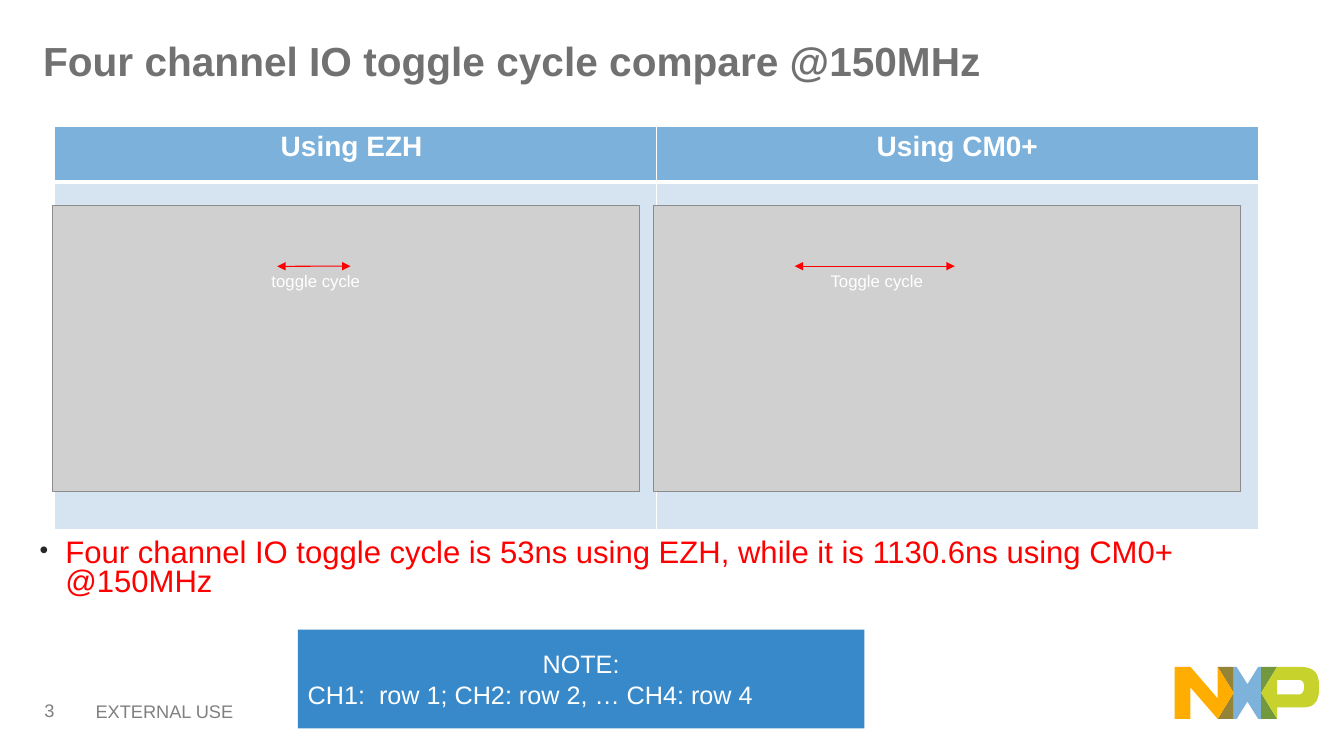
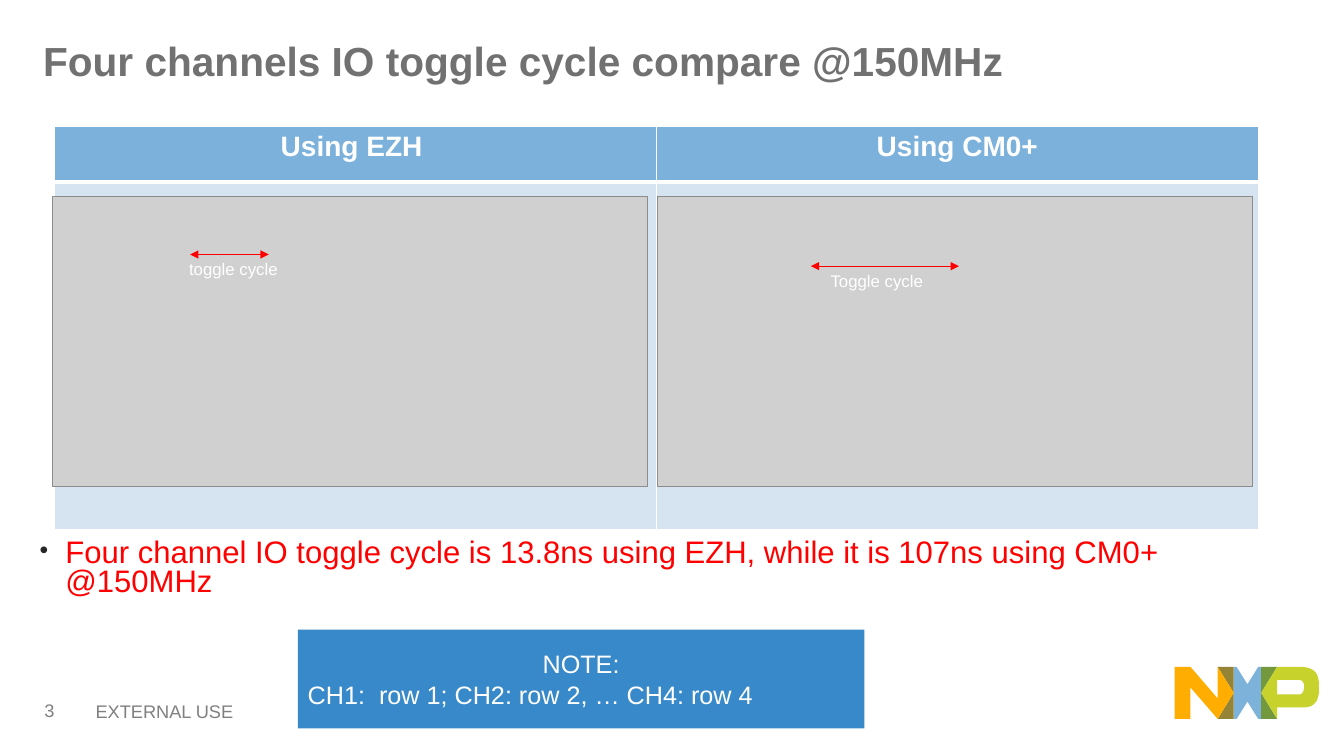
Before and after one commit to JohnWu1234/EZH_KeyScan, a slide deck: slide 4 of ezh_for_key_scan_john.pptx. Drawn at 1344x756 pixels with LibreOffice and Linux fonts; fonts in the diff are those of the drawing; grey boxes stand for pictures. Boxes give left, top, right and bottom in pixels: in the first picture for what was removed or moved away, otherwise in the second. Text is boxed around its words. In the diff, an @@ line names an element or a change of style, - is before the commit and + after.

Commit message:
[lpc51u68][ezh][keyscan]v1.4 0.update four channels toggle using sigle instruction 2.delete one channel toggle folder 3.update the slid about comparison

```diff
--- a/ezh_for_key_scan_john.pptx
+++ b/ezh_for_key_scan_john.pptx
@@ title at (43, 46, 1003, 84): text changed @@
-Four channel IO toggle cycle compare @150MHz
+Four channels IO toggle cycle compare @150MHz
@@ picture: place and size @@
-picture at (52, 206, 639, 492)
+picture at (52, 197, 647, 487)
@@ picture: place and size @@
-picture at (654, 206, 1241, 492)
+picture at (657, 197, 1252, 487)
@@ text "toggle cycle": place and size @@
-text "toggle cycle" at (271, 275, 360, 290)
+text "toggle cycle" at (189, 263, 277, 278)
@@ double arrow moved from (277, 266) - (351, 266) to (191, 254) - (269, 254) @@
@@ double arrow moved from (795, 266) - (955, 266) to (811, 266) - (959, 266) @@
@@ text at (65, 540, 1158, 597): text changed @@
-• Four channel IO toggle cycle is 53ns using EZH, while it is 1130.6ns using CM0+ @150MHz
+• Four channel IO toggle cycle is 13.8ns using EZH, while it is 107ns using CM0+ @150MHz
```
Also in this commit, not shown: 2 other slides changed, 14 other files.
